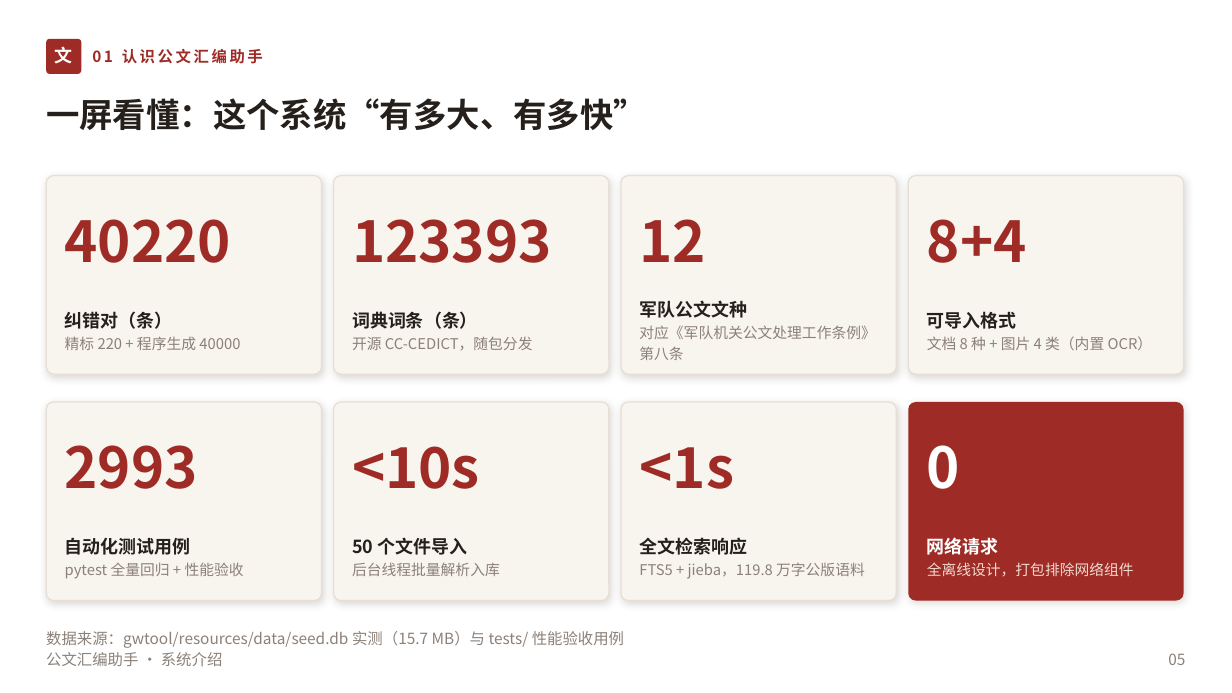
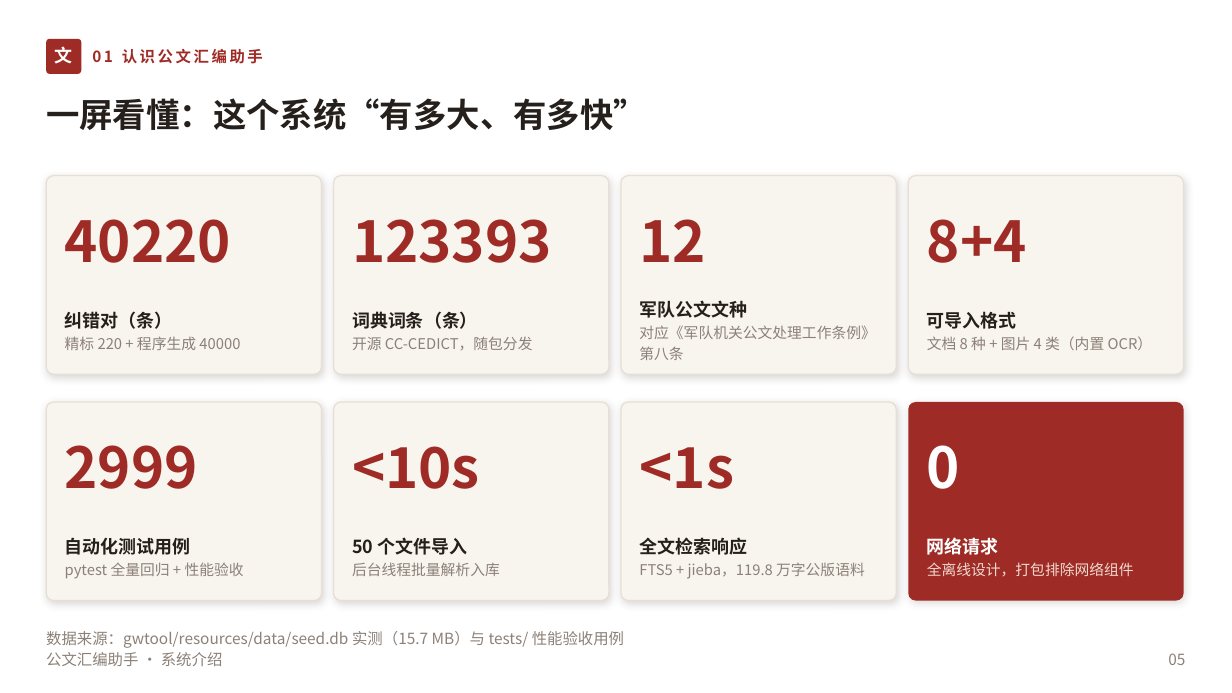
Before and after one commit to lzh745200/gwtool, a slide deck: slide 5 of doc/公文汇编助手-系统介绍.pptx. Drawn at 1232x693 pixels with LibreOffice and Linux fonts; fonts in the diff are those of the drawing. Boxes give left, top, right and bottom in pixels: in the first picture for what was removed or moved away, otherwise in the second. Text is boxed around its words. In the diff, an @@ line names an element or a change of style, - is before the commit and + after.

```diff
--- a/doc/公文汇编助手-系统介绍.pptx
+++ b/doc/公文汇编助手-系统介绍.pptx
@@ text at <box>65,445,198,489</box>: text changed @@
-2993
+2999
```
Also in this commit, not shown: 5 other slides changed, 9 other files.
